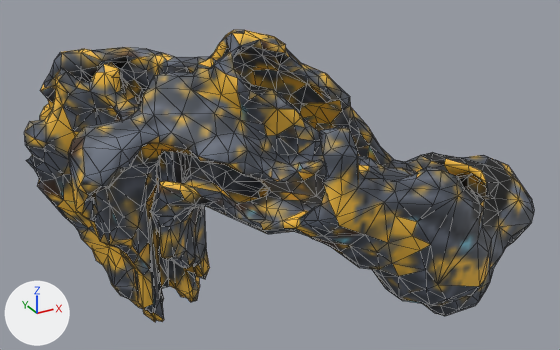
The glTF model www/proto3d/models/beth/equipment/fitted/rook/rook_scale_epic_glove_L.glb: old version first, new version second.
The view is the same before and after, from a 50 mm lens placed at (0.152, -0.929, 1.559), pointed at (0.598, -0.118, 1.153). The axes (+X, +Y, +Z) are drawn at lower left. The lights are the same throughout. The picture after the commit comes second. Mesh edges are drawn as thin lines. Vertices at exactly the same position are counted once.

The first picture shows 'rook_scale_epic_glove_L'.
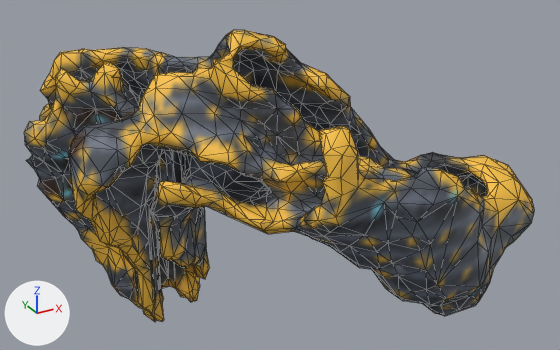
Scene script edits in JSON lines:
```json
{"block": "me_rook_scale_epic_glove_l_hi_001", "where": "# used by ob_rook_scale_epic_glove_l; location = (0.0, 0.0, 0.0)"}
{"op": "remove", "block": "me_rook_scale_epic_glove_l_hi_001", "code": "me_rook_scale_epic_glove_l_hi_001.from_pydata(...)  # 1742 vertices, 3500 faces; spans x 0.31..0.869, y -0.342..0.107, z 0.929..1.36"}
{"op": "add", "block": "me_rook_scale_epic_glove_l_hi_001", "code": "me_rook_scale_epic_glove_l_hi_001.from_pydata(...)  # 1761 vertices, 3538 faces; spans x 0.31..0.869, y -0.342..0.107, z 0.929..1.36"}
{"block": "me_rook_scale_epic_glove_l_hi_001", "change": "me_rook_scale_epic_glove_l_hi_001 part 1"}
{"block": "me_rook_scale_epic_glove_l_hi_001", "change": "14 vertices are removed from x 0.375..0.679, y -0.308..0.107, z 1.009..1.326"}
{"block": "me_rook_scale_epic_glove_l_hi_001", "change": "98 faces are deleted"}
{"block": "me_rook_scale_epic_glove_l_hi_001", "change": "28 vertices are added at x 0.371..0.683, y -0.309..0.107, z 1.006..1.324"}
{"block": "me_rook_scale_epic_glove_l_hi_001", "change": "126 new faces join them"}
{"block": "me_rook_scale_epic_glove_l_hi_001", "change": "me_rook_scale_epic_glove_l_hi_001 part 2: 2734 kept faces spanning x 0.311..0.869, y -0.342..0.107, z 0.929..1.36 get new texture (UV) coordinates"}
{"block": "me_rook_scale_epic_glove_l_hi_001", "change": "other edits to the shape of me_rook_scale_epic_glove_l_hi_001 do not show in these pictures"}
```

Where the change shows, as pixel boxes [x1, y1, x2, y2] in the pictures (560 x 350 px; the box of a moved part takes in the faces that stretch with it):
```json
{"part": 1, "of": "me_rook_scale_epic_glove_l_hi_001", "change": "moved or reshaped", "before": [81, 53, 427, 272], "after": [81, 53, 427, 272]}
{"part": 2, "of": "me_rook_scale_epic_glove_l_hi_001", "change": "surface changed", "before": [25, 30, 534, 322], "after": [25, 30, 534, 322]}
```
